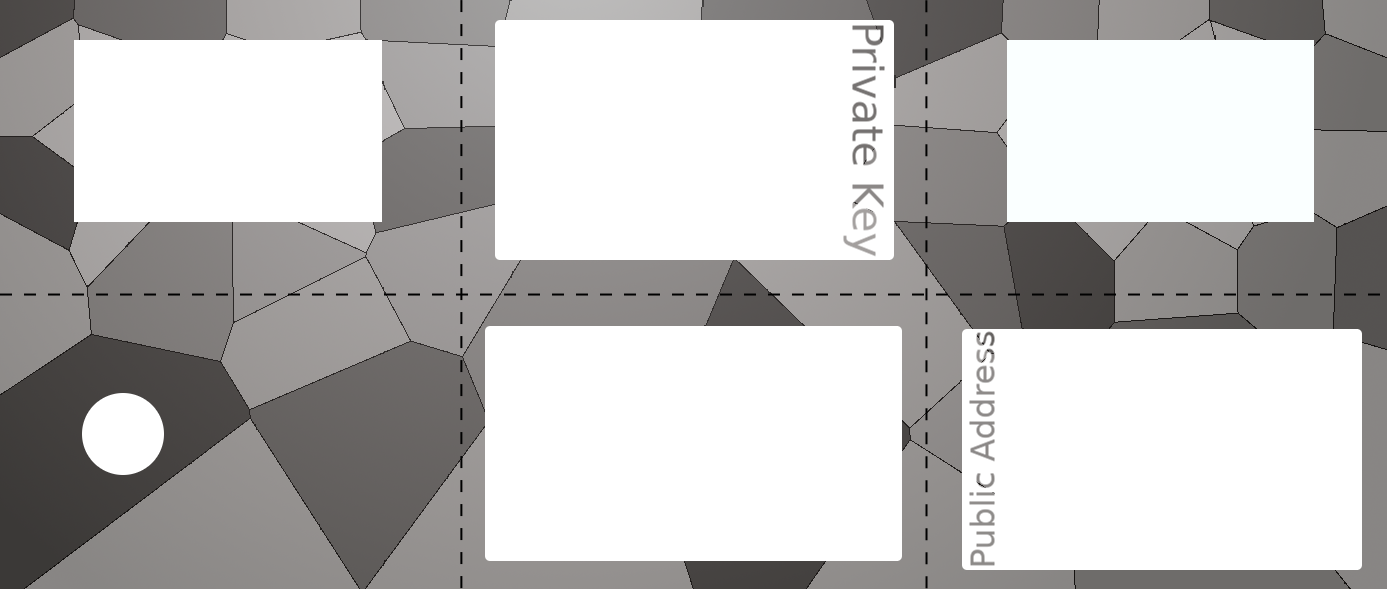
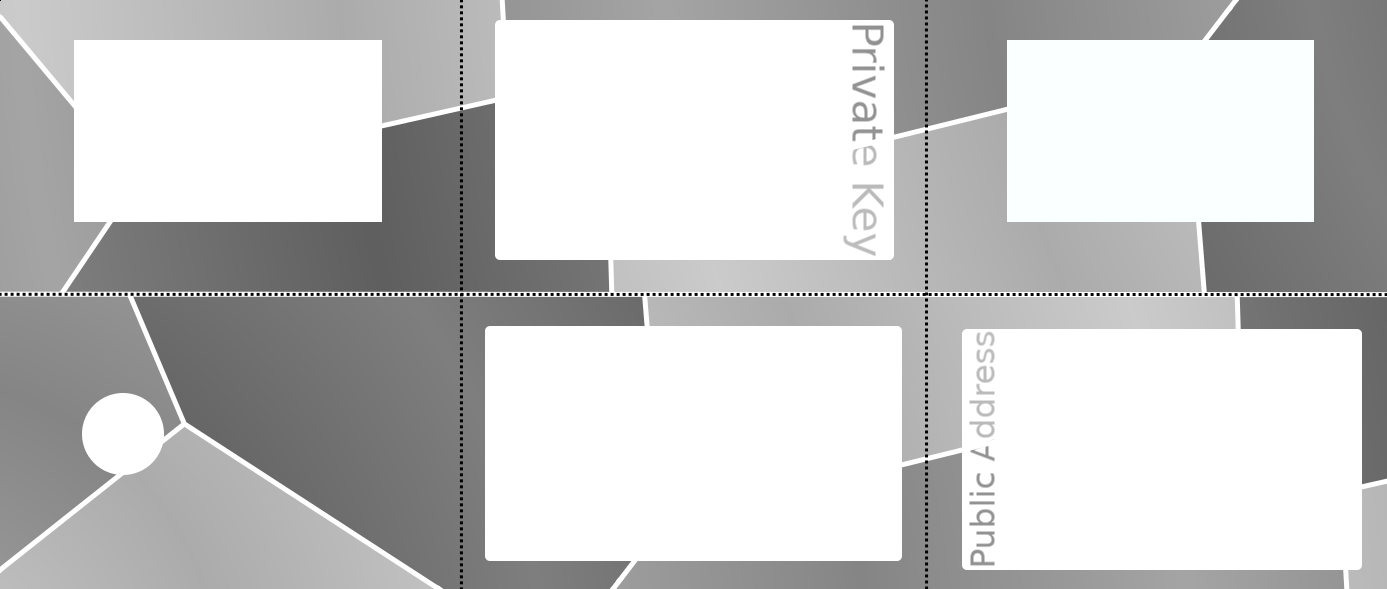
Layer changes from the first 1387 × 589 image to the second:
removed layer "Layer" over [0, 0, 1380, 589]
"Layer #1": opacity 50% → 100%, painted on it over [0, 0, 1387, 589]
removed layer "template.png" over [0, 0, 1387, 589]
added layer "Pasted Layer #8" above "Pasted Layer #7" over [0, 0, 1387, 589]
added layer "Pasted Layer #7" (25%) above "Pasted Layer #4" over [0, 0, 1387, 589]
added layer "Pasted Layer #4" over [0, 0, 1387, 589]
